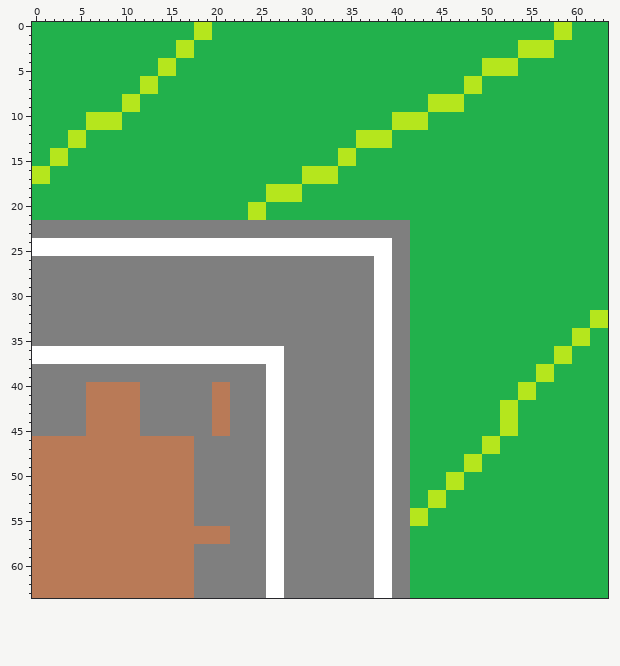
A pixel-art sprite gets an edit: gameproject/src/main/webapp/images/img_rampart_3.png. Above, as it was before the edit.
The file is 64x64 pixels.
New version:
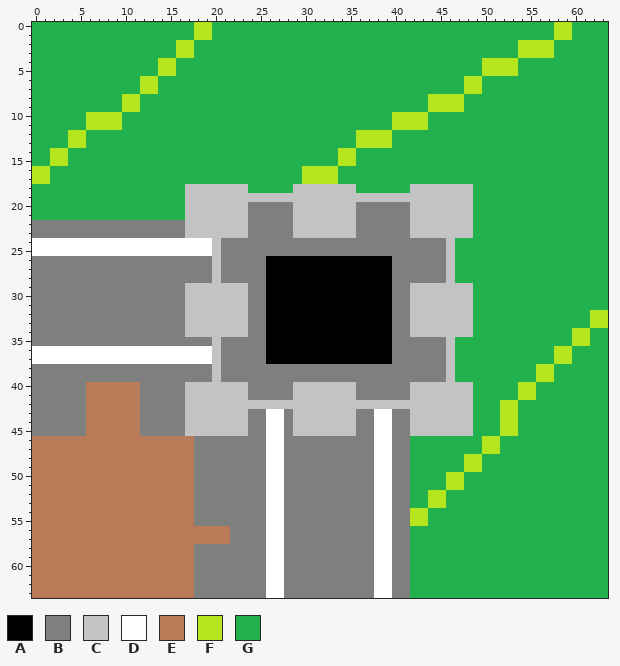
Palette (. is transparent): A #000000  B #7f7f7f  C #c3c3c3  D #ffffff  E #b97a57  F #b5e61d  G #22b14c
Changes in this commit:
Changed rows in their new state; - is an unchanged pixel.
first column x 17:
18 CCCCCCC--GGGCCCCCCC------CCCCCCC
19 CCCCCCCCCCCCCCCCCCCCCCCCCCCCCCCC
20 CCCCCCCBBBBBCCCCCCCBBBBBBCCCCCCC
21 CCCCCCCBBBBBCCCCCCCBBBBBBCCCCCCC
22 CCCCCCC-----CCCCCCC------CCCCCCC
23 CCCCCCC-----CCCCCCC------CCCCCCC
24 ---CBBBBBBBBBBBBBBBBBBB--BBBBC--
25 ---CBBBBBBBBBBBBBBBBBBB--BBBBC--
26 ---C-----AAAAAAAAAAAAAA--BBBBC--
27 ---C-----AAAAAAAAAAAAAA--BBBBC--
28 ---C-----AAAAAAAAAAAAAA--BBBBC--
29 CCCCCCC--AAAAAAAAAAAAAA--CCCCCCC
30 CCCCCCC--AAAAAAAAAAAAAA--CCCCCCC
31 CCCCCCC--AAAAAAAAAAAAAA--CCCCCCC
32 CCCCCCC--AAAAAAAAAAAAAA--CCCCCCC
33 CCCCCCC--AAAAAAAAAAAAAA--CCCCCCC
34 CCCCCCC--AAAAAAAAAAAAAA--CCCCCCC
35 ---C-----AAAAAAAAAAAAAA--BBBBC--
36 ---CBBBBBAAAAAAAAAAAAAA--BBBBC--
37 ---CBBBBBAAAAAAAAAAAAAA--BBBBC--
38 ---C-----BB----------BB--BBBBC--
39 ---C-----BB----------BB--BBBBC--
40 CCCCCCC--BB-CCCCCCC--BB--CCCCCCC
41 CCCCCCC--BB-CCCCCCC--BB--CCCCCCC
42 CCCCCCCCCCCCCCCCCCCCCCCCCCCCCCCC
43 CCCCCCC-----CCCCCCC------CCCCCCC
44 CCCCCCC-----CCCCCCC------CCCCCCC
45 CCCCCCC-----CCCCCCC------CCCCCCC
Where, in picture pixels (left, top, right, bottom), the same in both pictures:
changed: (185, 184, 473, 436)
